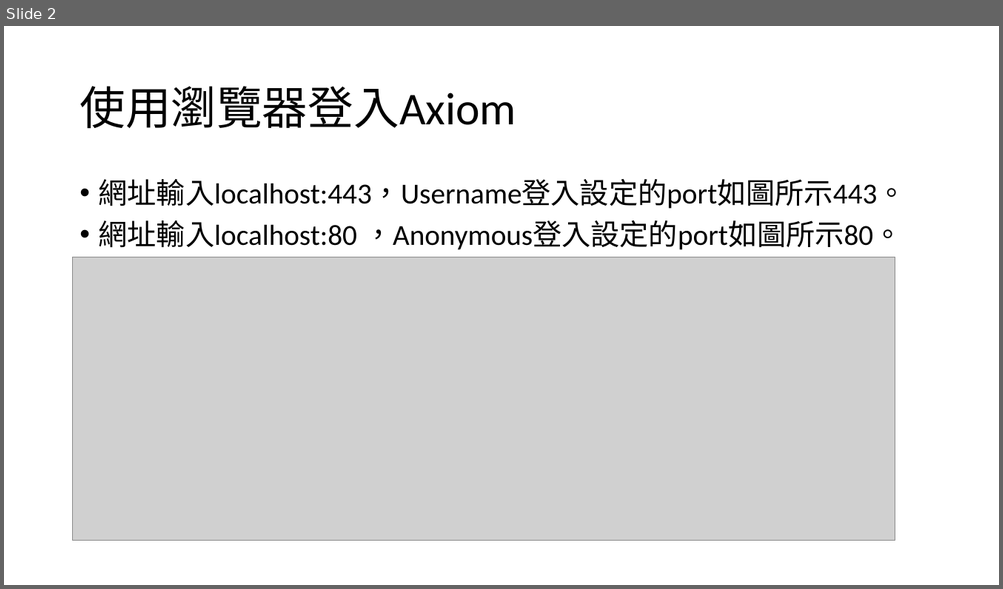
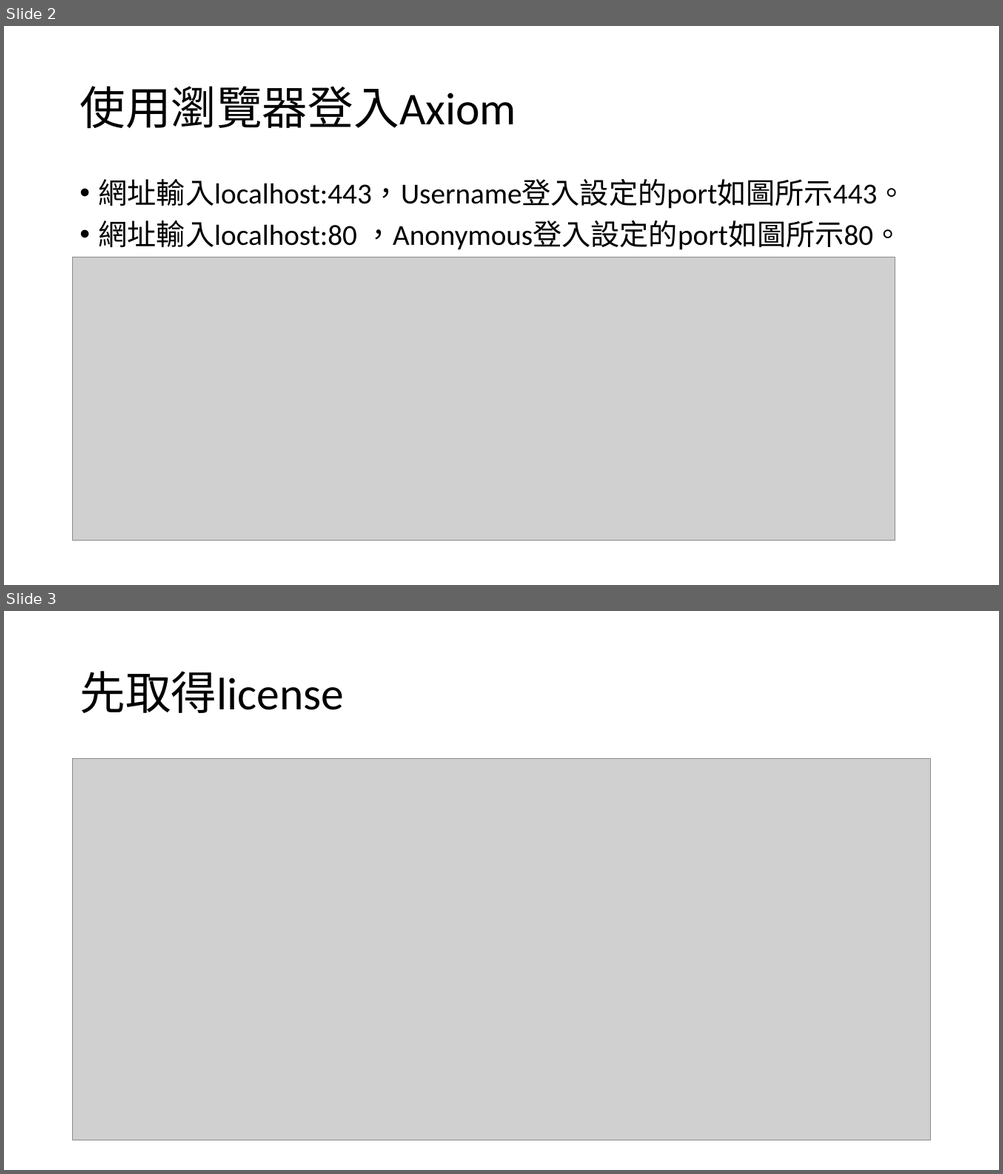
Before and after one commit to osalab/Vibration, a slide deck: Canary.pptx. Shown one above the other, each under a label of ours: slide 2 before the commit, slides 2 and 3 after it. The pictures are 1003x589 and 1003x1174 pixels, drawn with LibreOffice and Linux fonts; fonts in the diff are those of the drawing; grey boxes stand for pictures. Boxes give left, top, right and bottom in pixels: in the first picture for what was removed or moved away, otherwise in the second. Text is boxed around its words. In the diff, an @@ line names an element or a change of style, - is before the commit and + after.

```diff
--- a/Canary.pptx
+++ b/Canary.pptx
@@ slide 3 added at [4, 611, 999, 1170], background #FFFFFF @@
@@ title added at [79, 671, 344, 713], 44 pt, text #000000 @@
+先取得license
@@ picture added at [73, 758, 930, 1141] @@
```
Also in this commit, not shown: 1 other slide added, 1 other file.
